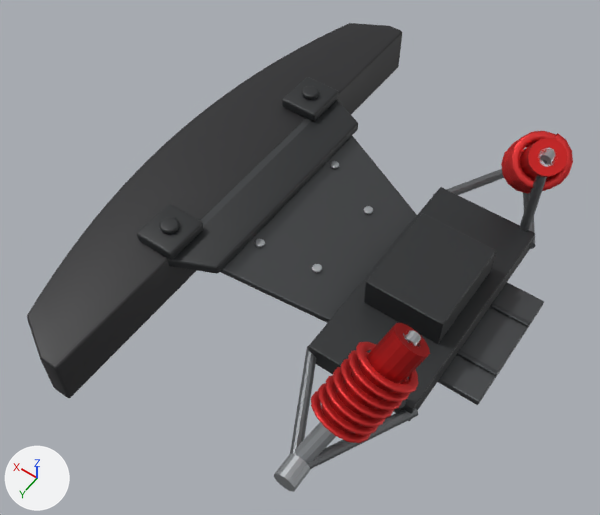
Two versions of the COLLADA model dae/roboracer_front_axle.dae, one commit apart.
The view is the same before and after, from a camera (50 mm lens) standing at (-0.094, 0.247, 0.361) and looking at (0.062, 0.027, 0.016). Every picture has the same lights, and +X, +Y and +Z are marked at lower left. The first picture is the older version. Where no turn or scale is listed for an object, it has been applied to the vertices. Vertices at exactly the same position are counted once.

Names of what the first picture shows: 'Front_Axle_Bulkhead_Skid', 'Front_Axle_Rubber_Bumper', 'Front_Axle_Suspension'.
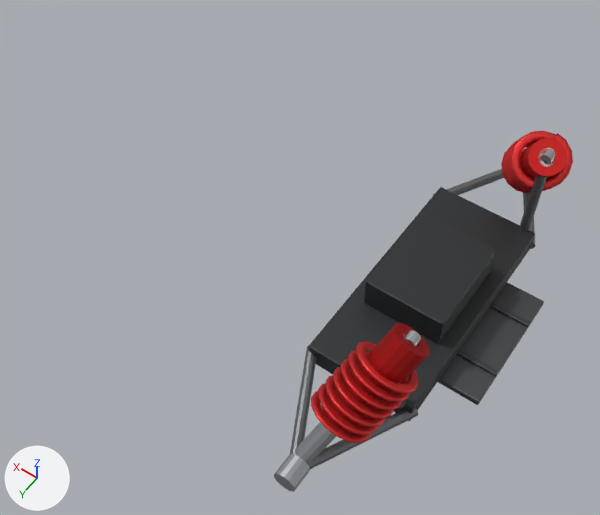
Boxes [x1, y1, x2, y2] around the edits, measured in the pictures (600 x 515 px):
'Front_Axle_Rubber_Bumper', deleted (black): before [27, 23, 402, 398]
    faces in mat_bumper_rubber_black (black #242427): [27, 23, 402, 398]
    faces in mat_side_guard_black_polymer (black #242729): [137, 77, 358, 274]
'Front_Axle_Bulkhead_Skid', reshaped (31% narrower, 23% shorter): before [200, 118, 544, 421]; after [308, 187, 544, 421]
part 1 of me_front_axle_bulkhead_skid, deleted: before [312, 264, 322, 273]
part 2 of me_front_axle_bulkhead_skid, deleted: before [254, 239, 265, 247]
part 3 of me_front_axle_bulkhead_skid, deleted: before [364, 206, 373, 214]
part 4 of me_front_axle_bulkhead_skid, deleted: before [330, 161, 339, 169]
part 5 of me_front_axle_bulkhead_skid, cut back: before [200, 118, 544, 421]; after [409, 302, 544, 421]

What changed in the scene script:
```text
Change me_front_axle_bulkhead_skid:
    used by ob_front_axle_bulkhead_skid; location = (0.0, 0.0, 0.0)
    remove me_front_axle_bulkhead_skid.from_pydata(...)  # 668 vertices, 1304 faces; spans x -0.052..0.113, y -0.068..0.068, z -0.008..0.03
    add me_front_axle_bulkhead_skid.from_pydata(...)  # 280 vertices, 540 faces; spans x -0.052..0.03, y -0.066..0.066, z -0.008..0.027
    me_front_axle_bulkhead_skid part 1: the loose piece of 84 vertices spanning x 0.05..0.056, y 0.022..0.028, z 0.011..0.012 is deleted
    me_front_axle_bulkhead_skid part 2: the loose piece of 84 vertices spanning x 0.08..0.086, y 0.032..0.038, z 0.02..0.021 is deleted
    me_front_axle_bulkhead_skid part 3: the loose piece of 84 vertices spanning x 0.05..0.056, y -0.028..-0.022, z 0.011..0.012 is deleted
    me_front_axle_bulkhead_skid part 4: the loose piece of 84 vertices spanning x 0.08..0.086, y -0.038..-0.032, z 0.02..0.021 is deleted
    me_front_axle_bulkhead_skid part 5
    52 vertices are removed from x 0.008..0.113, y -0.068..0.068, z -0.008..0.03
    162 faces are deleted
    18 new faces join them, mat_frame_graphite (dark grey #5b5d5f)
    8 new faces join them, mat_side_guard_black_polymer (black #242729)
    28 new faces join them, mat_frame_inset_panels (dark grey #4d4f51)
    remove me_front_axle_bulkhead_skid.materials.append(mat_frame_fasteners)  # grey #b3b6ba
Remove ob_front_axle_rubber_bumper:
    ob_front_axle_rubber_bumper = bpy.data.objects.new('Front_Axle_Rubber_Bumper', me_front_axle_rubber_bumper)
    ob_front_axle_rubber_bumper.location = (0.0, 0.0, 0.0)
```
